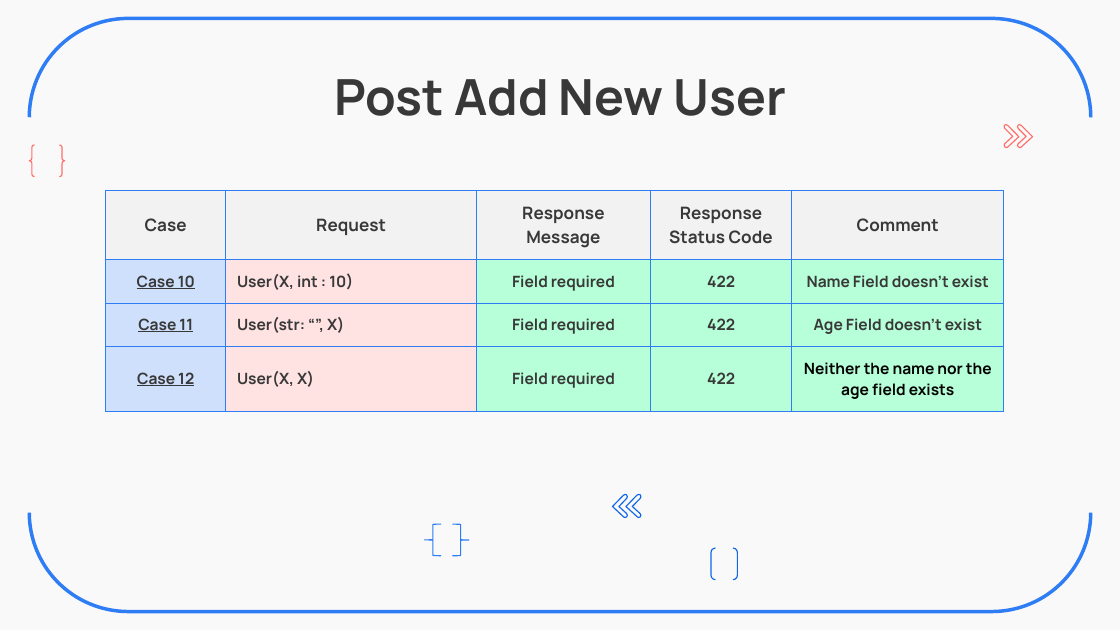
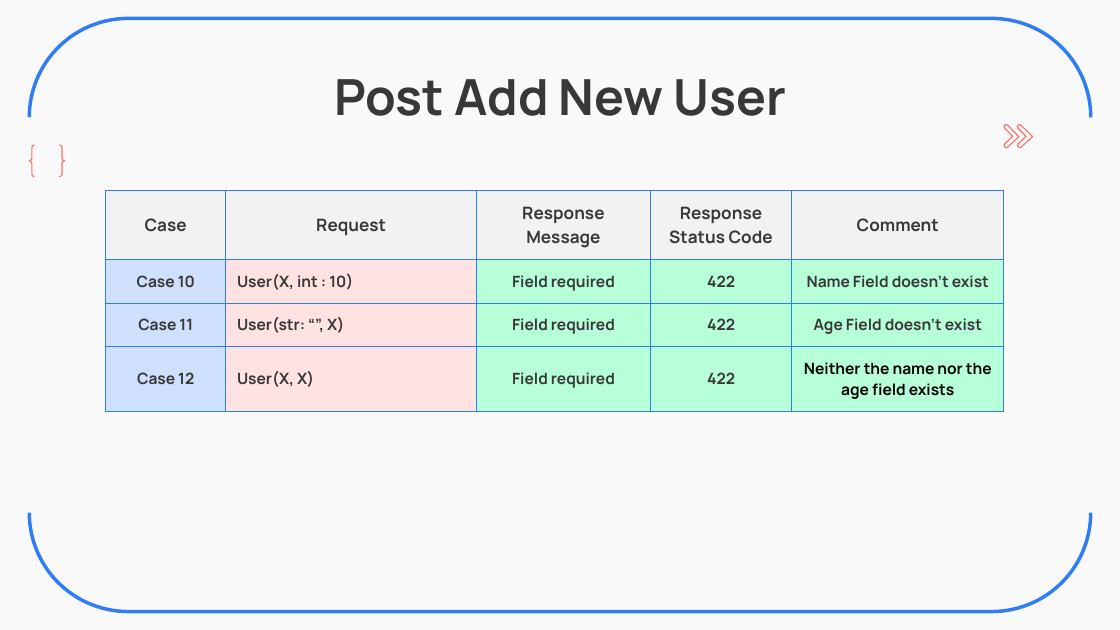
Before and after one commit to ZavierHuang/RESTFUL-API-DESIGN, a slide deck: slide 7 of 黃昱叡_SW2_Backend_Practice.pptx (slide 6 before the commit). Drawn at 1120x630 pixels with LibreOffice and Linux fonts; fonts in the diff are those of the drawing. Boxes give left, top, right and bottom in pixels: in the first picture for what was removed or moved away, otherwise in the second. Text is boxed around its words. In the diff, an @@ line names an element or a change of style, - is before the commit and + after.

```diff
--- a/黃昱叡_SW2_Backend_Practice.pptx
+++ b/黃昱叡_SW2_Backend_Practice.pptx
@@ table at (105,190,1004,417) @@
@@ underline off in "Case 10", "Case 11", "Case 12" @@
@@ rectangle added at (394,489,767,590), fill #F9F9F9 @@
@@ freeform shape removed at (613,495,627,519) @@
@@ freeform shape removed at (626,495,642,519) @@
@@ left brace removed at (424,524,441,556) @@
@@ left brace removed at (452,524,469,556) @@
@@ bracket pair removed at (711,548,738,579) @@
```
Also in this commit, not shown: 17 other slides changed, 1 slide added, 2 other files.
